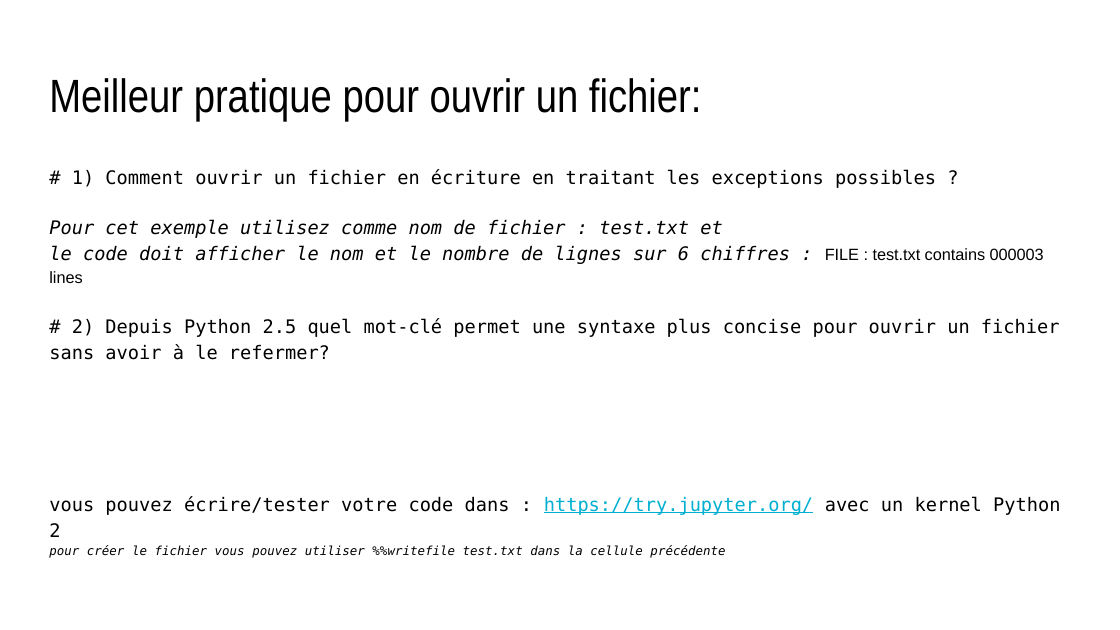
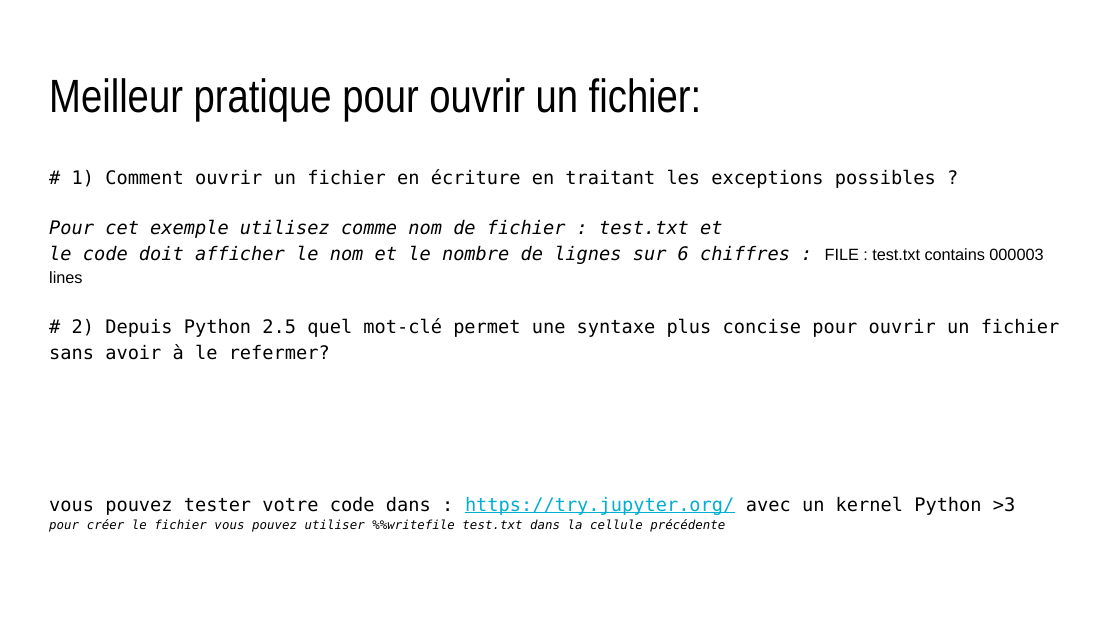
Before and after one commit to lao-tseu-is-alive/mynotebooks, a slide deck: slide 12 of Mise en situation.pptx (slide 8 before the commit). Drawn at 1120x630 pixels with LibreOffice and Linux fonts; fonts in the diff are those of the drawing. Boxes give left, top, right and bottom in pixels: in the first picture for what was removed or moved away, otherwise in the second. Text is boxed around its words. In the diff, an @@ line names an element or a change of style, - is before the commit and + after.

```diff
--- a/Mise en situation.pptx
+++ b/Mise en situation.pptx
@@ text at [49,220,1043,283]: highlight #FFFFFF to none in "FILE : test.txt contains 000003 lines" @@
@@ text at [49,496,1015,532]: text changed; size 12 to 8 pt; italic on @@
-vous pouvez écrire/tester votre code dans : https://try.jupyter.org/ avec un kernel Python 2
-pour créer le fichier vous pouvez utiliser %%writefile test.txt dans la cellule précédente
+vous pouvez tester votre code dans : https://try.jupyter.org/ avec un kernel Python >3
+pour créer le fichier vous pouvez utiliser %%writefile test.txt dans la cellule précédente
```
Also in this commit, not shown: 10 other slides changed, 5 slides added, 1 slide removed, 3 other files.
